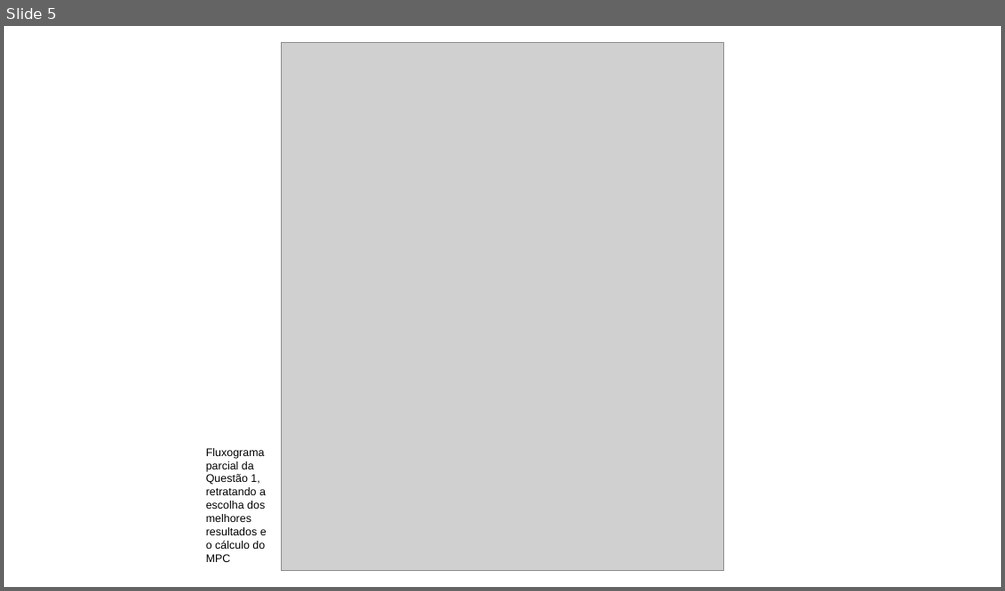
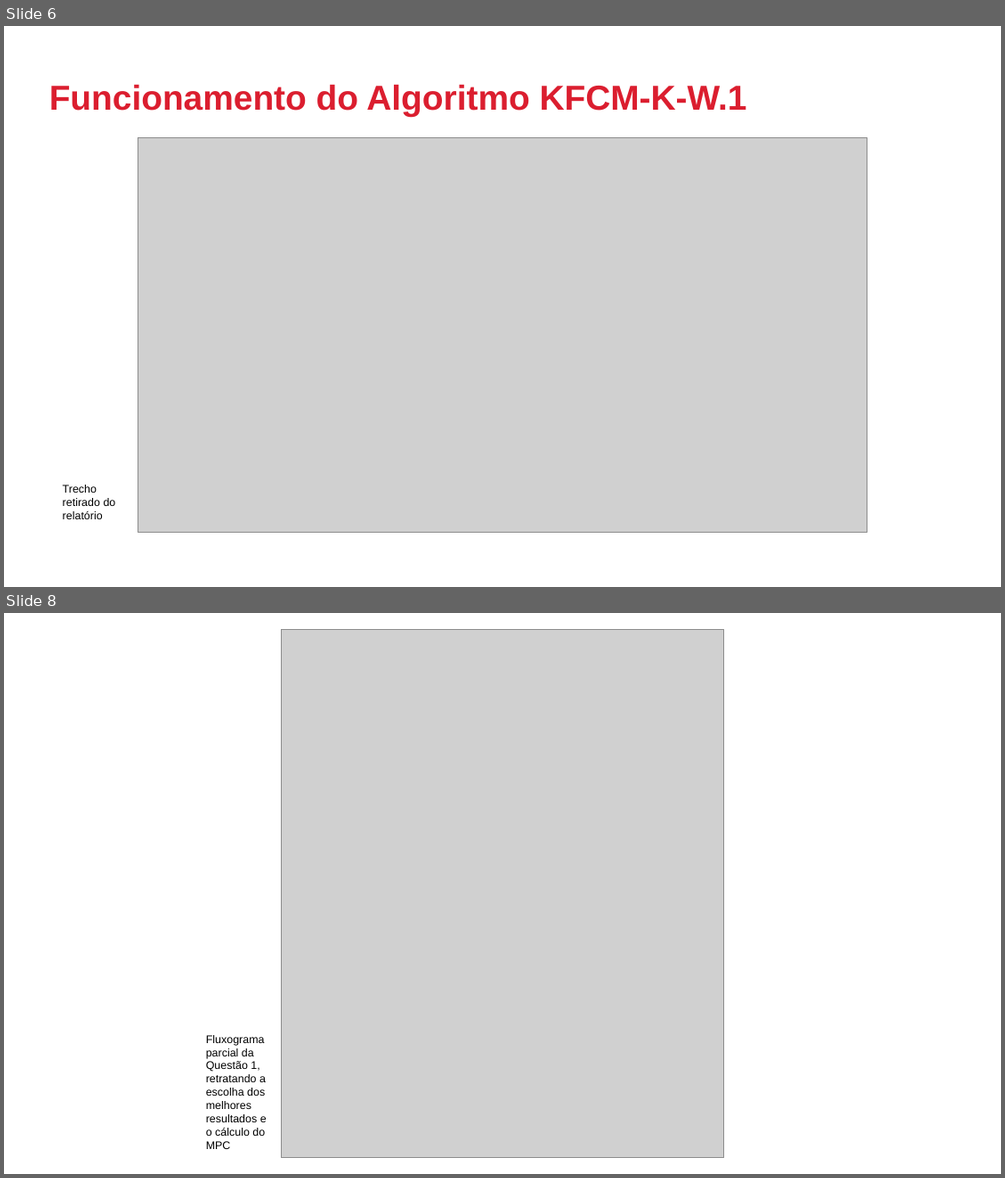
Before and after one commit to Zuluke/Projetos-AM, a slide deck: Projeto_Chico/PDFs e Imagens/Projeto_Final.pptx. Shown one above the other, each under a label of ours: slide 5 before the commit, slides 6 and 8 after it; the slides between them are not shown. The pictures are 1005x591 and 1005x1178 pixels, drawn with LibreOffice and Linux fonts; fonts in the diff are those of the drawing; grey boxes stand for pictures; background and template pictures are left out. Boxes give left, top, right and bottom in pixels: in the first picture for what was removed or moved away, otherwise in the second. Text is boxed around its words. In the diff, an @@ line names an element or a change of style, - is before the commit and + after.

```diff
--- a/Projeto_Chico/PDFs e Imagens/Projeto_Final.pptx
+++ b/Projeto_Chico/PDFs e Imagens/Projeto_Final.pptx
@@ slide 6 added at box(4, 26, 1001, 587), background #FFFFFF @@
@@ title added at box(49, 84, 747, 116), 25 pt, text #DB1E2F, bold @@
+Funcionamento do Algoritmo KFCM-K-W.1
@@ picture added at box(138, 137, 867, 532) @@
@@ text added at box(63, 484, 116, 519), 8 pt, text #000000 @@
+Trecho retirado do relatório
@@ what was slide 5 is now slide 8 @@
```
Also in this commit, not shown: 1 slide changed, 3 other slides added, 1 other file.
